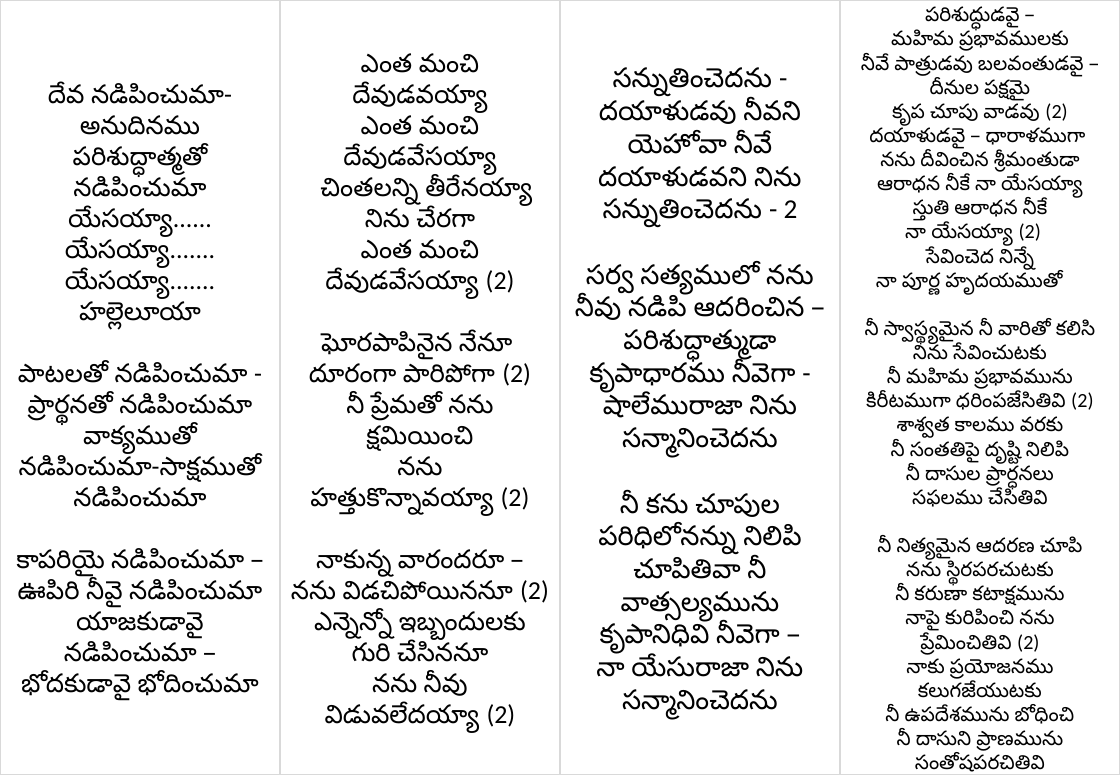
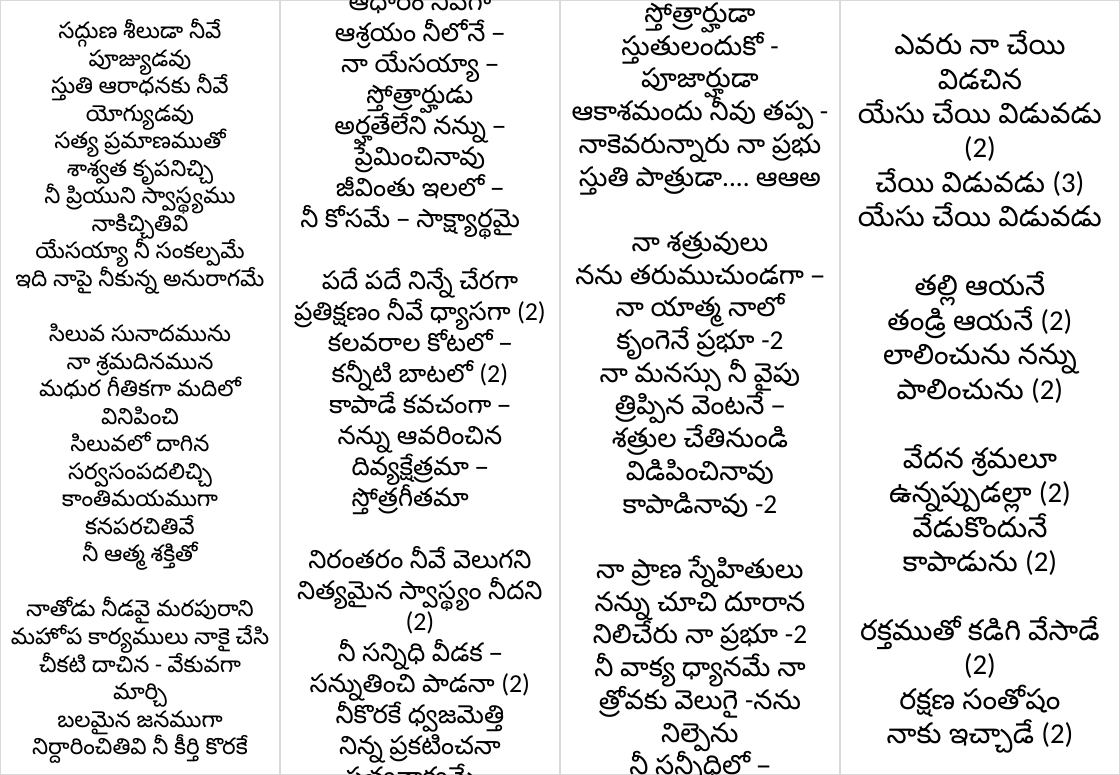
Before and after one commit to venu-webdev/songsDb, a slide deck: slide 2 of xerox.pptx. Drawn at 1120x775 pixels with LibreOffice and Linux fonts; fonts in the diff are those of the drawing. Boxes give left, top, right and bottom in pixels: in the first picture for what was removed or moved away, otherwise in the second. Text is boxed around its words. In the diff, an @@ line names an element or a change of style, - is before the commit and + after.

```diff
--- a/xerox.pptx
+++ b/xerox.pptx
@@ text in rectangle at (x1=11, y1=22, x2=270, y2=763): text changed; size 18 to 16 pt @@
-దేవ నడిపించుమా-అనుదినము
-పరిశుద్ధాత్మతో నడిపించుమా
-యేసయ్యా...... యేసయ్యా.......
-యేసయ్యా....... హల్లెలూయా
-పాటలతో నడిపించుమా - ప్రార్థనతో నడిపించుమా
-వాక్యముతో నడిపించుమా-సాక్షముతో నడిపించుమా
-కాపరియై నడిపించుమా –
-ఊపిరి నీవై నడిపించుమా
-యాజకుడావై నడిపించుమా – భోదకుడావై భోదించుమా
+సద్గుణ శీలుడా నీవే పూజ్యుడవు
+స్తుతి ఆరాధనకు నీవే యోగ్యుడవు
+సత్య ప్రమాణముతో
+శాశ్వత కృపనిచ్చి
+నీ ప్రియుని స్వాస్థ్యము నాకిచ్చితివి
+యేసయ్యా నీ సంకల్పమే
+ఇది నాపై నీకున్న అనురాగమే
+సిలువ సునాదమును
+నా శ్రమదినమున
+మధుర గీతికగా మదిలో వినిపించి
+సిలువలో దాగిన సర్వసంపదలిచ్చి
+కాంతిమయముగా కనపరచితివే
+నీ ఆత్మ శక్తితో
+నాతోడు నీడవై మరపురాని
+మహోప కార్యములు నాకై చేసి
+చీకటి దాచిన - వేకువగా మార్చి
+బలమైన జనముగా నిర్దారించితివి నీ కీర్తి కొరకే
@@ text in rectangle at (x1=294, y1=0, x2=546, y2=766): text changed @@
-ఎంత మంచి దేవుడవయ్యా
-ఎంత మంచి దేవుడవేసయ్యా
-చింతలన్ని తీరేనయ్యా
-నిను చేరగా
-ఎంత మంచి
-దేవుడవేసయ్యా (2)
-ఘోరపాపినైన నేనూ
-దూరంగా పారిపోగా (2)
-నీ ప్రేమతో నను క్షమియించి
-నను హత్తుకొన్నావయ్యా (2)
-నాకున్న వారందరూ –
-నను విడచిపోయిననూ (2)
-ఎన్నెన్నో ఇబ్బందులకు
-గురి చేసిననూ
-నను నీవు విడువలేదయ్యా (2)
+ఆనందం నీలోనే –
+ఆధారం నీవేగా
+ఆశ్రయం నీలోనే –
+నా యేసయ్యా – స్తోత్రార్హుడు
+అర్హతేలేని నన్ను – ప్రేమించినావు
+జీవింతు ఇలలో –
+నీ కోసమే – సాక్ష్యార్థమై
+పదే పదే నిన్నే చేరగా
+ప్రతిక్షణం నీవే ధ్యాసగా (2)
+కలవరాల కోటలో –
+కన్నీటి బాటలో (2)
+కాపాడే కవచంగా –
+నన్ను ఆవరించిన
+దివ్యక్షేత్రమా – స్తోత్రగీతమా
+నిరంతరం నీవే వెలుగని
+నిత్యమైన స్వాస్థ్యం నీదని (2)
+నీ సన్నిధి వీడక –
+సన్నుతించి పాడనా (2)
+నీకొరకే ధ్వజమెత్తి
+నిన్న ప్రకటించనా
+సత్యవాక్యమే – జీవవాక్యమే
@@ text in rectangle at (x1=572, y1=2, x2=821, y2=775): text changed @@
-సన్నుతించెదను - దయాళుడవు నీవని
-యెహోవా నీవే దయాళుడవని నిను సన్నుతించెదను - 2
-సర్వ సత్యములో నను నీవు నడిపి ఆదరించిన –
-పరిశుద్ధాత్ముడా
-కృపాధారము నీవెగా -
-షాలేమురాజా నిను సన్మానించెదను
-నీ కను చూపుల పరిధిలోనన్ను నిలిపి
-చూపితివా నీ వాత్సల్యమును
-కృపానిధివి నీవెగా –
-నా యేసురాజా నిను సన్మానించెదను
+స్తుతి పాత్రుడా - స్తోత్రార్హుడా
+స్తుతులందుకో - పూజార్హుడా
+ఆకాశమందు నీవు తప్ప - నాకెవరున్నారు నా ప్రభు
+స్తుతి పాత్రుడా.... ఆఆఅ
+నా శత్రువులు
+నను తరుముచుండగా –
+నా యాత్మ నాలో
+కృంగెనే ప్రభూ -2
+నా మనస్సు నీ వైపు
+త్రిప్పిన వెంటనే –
+శత్రుల చేతినుండి విడిపించినావు
+కాపాడినావు -2
+నా ప్రాణ స్నేహితులు
+నన్ను చూచి దూరాన నిలిచేరు నా ప్రభూ -2
+నీ వాక్య ధ్యానమే నా త్రోవకు వెలుగై -నను నిల్పెను
+నీ సన్నీధిలో –
+నీ సంఘములో -2
@@ text in rectangle at (x1=858, y1=33, x2=1102, y2=753): text changed; size 14 to 20 pt @@
-పరిశుద్ధుడవై –
-మహిమ ప్రభావములకు
-నీవే పాత్రుడవు బలవంతుడవై –
-దీనుల పక్షమై
-కృప చూపు వాడవు (2)
-దయాళుడవై – ధారాళముగా
-నను దీవించిన శ్రీమంతుడా
-ఆరాధన నీకే నా యేసయ్యా
-స్తుతి ఆరాధన నీకే
-నా యేసయ్యా (2)
-సేవించెద నిన్నే
-నా పూర్ణ హృదయముతో
-నీ స్వాస్థ్యమైన నీ వారితో కలిసి
-నిను సేవించుటకు
-నీ మహిమ ప్రభావమును
-కిరీటముగా ధరింపజేసితివి (2)
-శాశ్వత కాలము వరకు
-నీ సంతతిపై దృష్టి నిలిపి
-నీ దాసుల ప్రార్ధనలు
-సఫలము చేసితివి
-నీ నిత్యమైన ఆదరణ చూపి
-నను స్థిరపరచుటకు
-నీ కరుణా కటాక్షమును
-నాపై కురిపించి నను ప్రేమించితివి (2)
-నాకు ప్రయోజనము కలుగజేయుటకు
-నీ ఉపదేశమును బోధించి
-నీ దాసుని ప్రాణమును
-సంతోషపరచితివి
+ఎవరు నా చేయి విడచిన
+యేసు చేయి విడువడు (2)
+చేయి విడువడు (3)
+యేసు చేయి విడువడు
+తల్లి ఆయనే
+తండ్రి ఆయనే (2)
+లాలించును నన్ను పాలించును (2)
+వేదన శ్రమలూ
+ఉన్నప్పుడల్లా (2)
+వేడుకొందునే
+కాపాడును (2)
+రక్తముతో కడిగి వేసాడే (2)
+రక్షణ సంతోషం
+నాకు ఇచ్చాడే (2)
```
Also in this commit, not shown: 2 other files.
